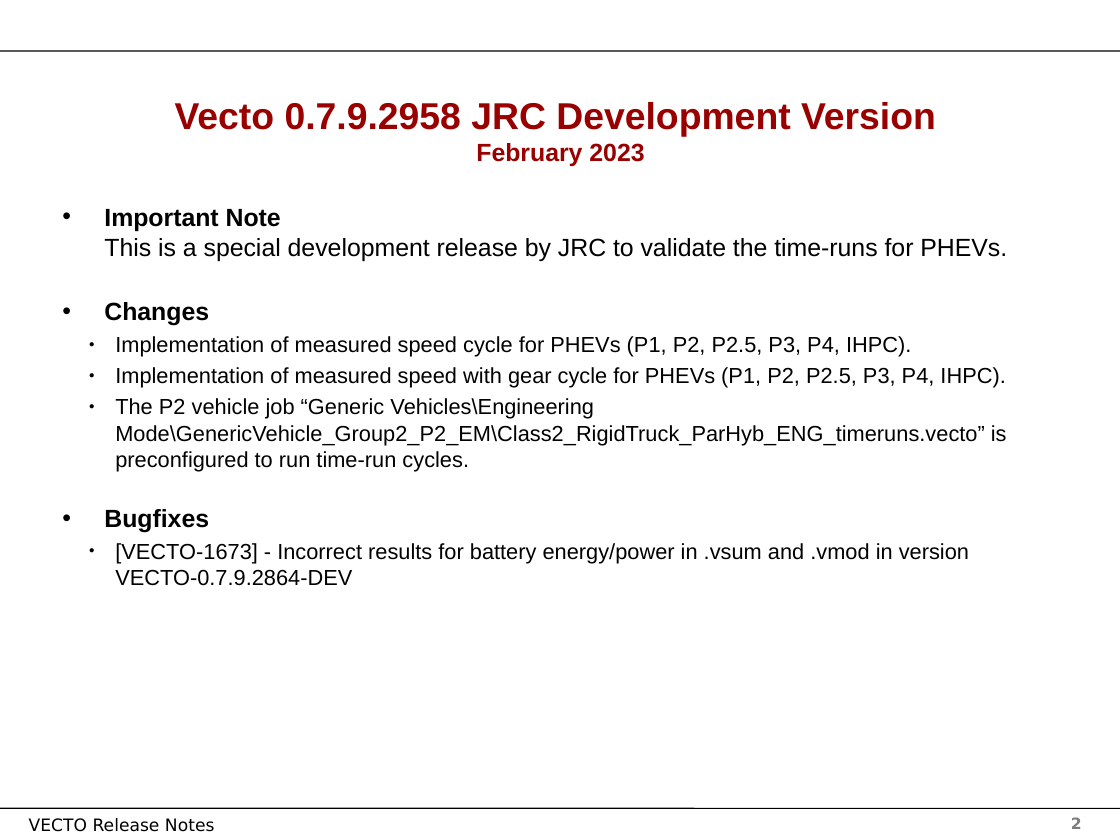
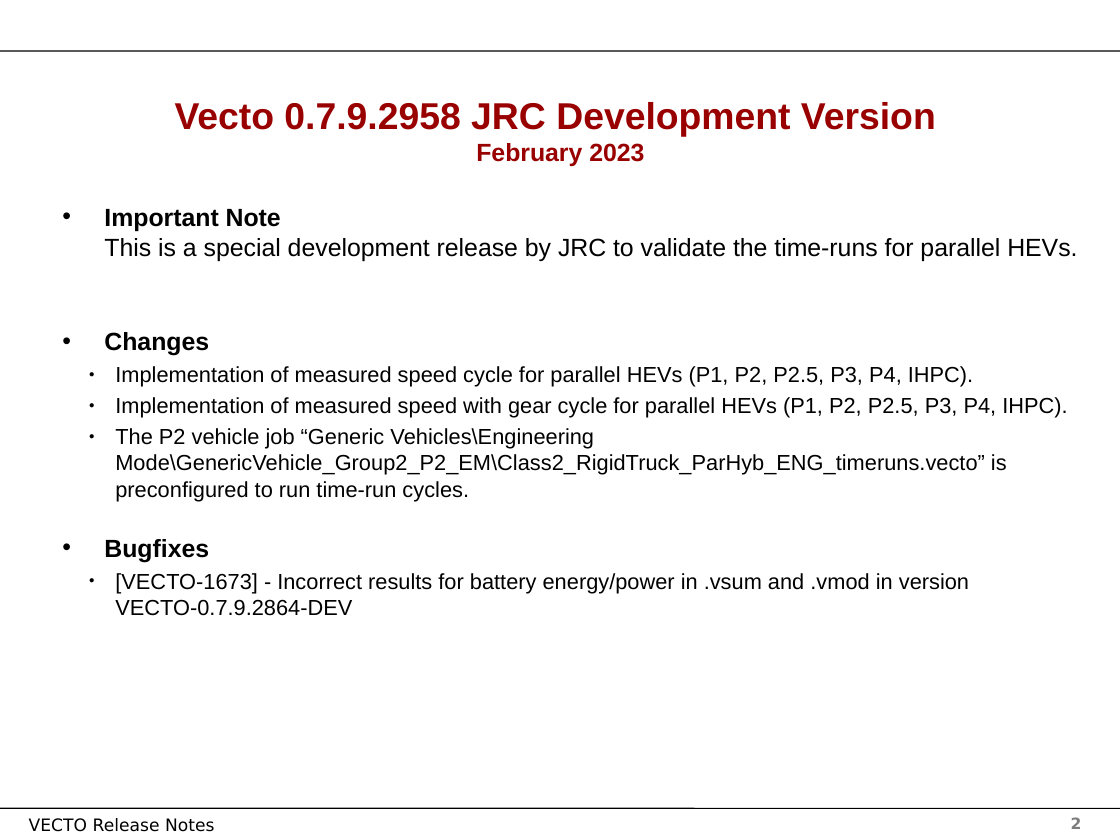
Before and after one commit to mohgsaad-art/VECTO, a slide deck: slide 2 of Documentation/User Manual Source/Release Notes Vecto3.x.pptx. Drawn at 1120x840 pixels with LibreOffice and Linux fonts; fonts in the diff are those of the drawing; background and template pictures are left out. Boxes give left, top, right and bottom in pixels: in the first picture for what was removed or moved away, otherwise in the second. Text is boxed around its words. In the diff, an @@ line names an element or a change of style, - is before the commit and + after.

```diff
--- a/Documentation/User Manual Source/Release Notes Vecto3.x.pptx
+++ b/Documentation/User Manual Source/Release Notes Vecto3.x.pptx
@@ text at (104, 209, 1077, 261): text changed @@
-• Important Note
-  This is a special development release by JRC to validate the time-runs for PHEVs.
+• Important Note
+  This is a special development release by JRC to validate the time-runs for parallel HEVs.
@@ text at (115, 366, 1067, 418): text changed @@
-  ● Implementation of measured speed cycle for PHEVs (P1, P2, P2.5, P3, P4, IHPC).
-  ● Implementation of measured speed with gear cycle for PHEVs (P1, P2, P2.5, P3, P4, IHPC).
+  ● Implementation of measured speed cycle for parallel HEVs (P1, P2, P2.5, P3, P4, IHPC).
+  ● Implementation of measured speed with gear cycle for parallel HEVs (P1, P2, P2.5, P3, P4, IHPC).
```
Also in this commit, not shown: 3 other slides changed, 4 other files.
